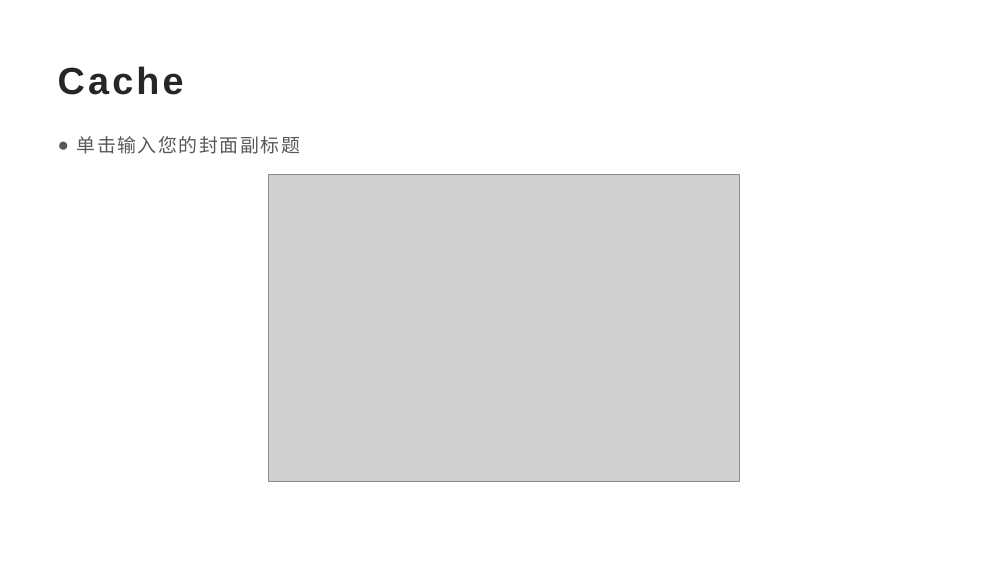
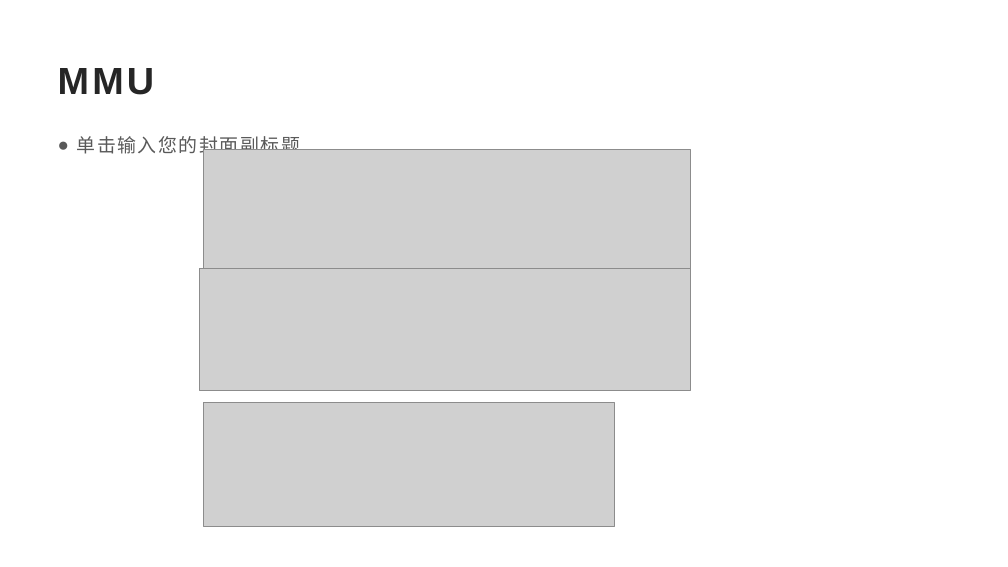
Before and after one commit to dongdongou/ARMv8-A-, a slide deck: slide 22 of ARMv8-A基础介绍.pptx (slide 30 before the commit). Drawn at 1008x567 pixels with LibreOffice and Linux fonts; fonts in the diff are those of the drawing; grey boxes stand for pictures. Boxes give left, top, right and bottom in pixels: in the first picture for what was removed or moved away, otherwise in the second. Text is boxed around its words. In the diff, an @@ line names an element or a change of style, - is before the commit and + after.

```diff
--- a/ARMv8-A基础介绍.pptx
+++ b/ARMv8-A基础介绍.pptx
@@ title at (58,68,155,95): text changed @@
-Cache
+MMU
@@ picture added at (203,149,691,268) @@
@@ picture removed at (268,175,740,482) @@
@@ picture added at (200,269,690,390) @@
@@ picture added at (203,403,615,526) @@
```
Also in this commit, not shown: 10 other slides changed, 2 slides added, 2 slides removed.
